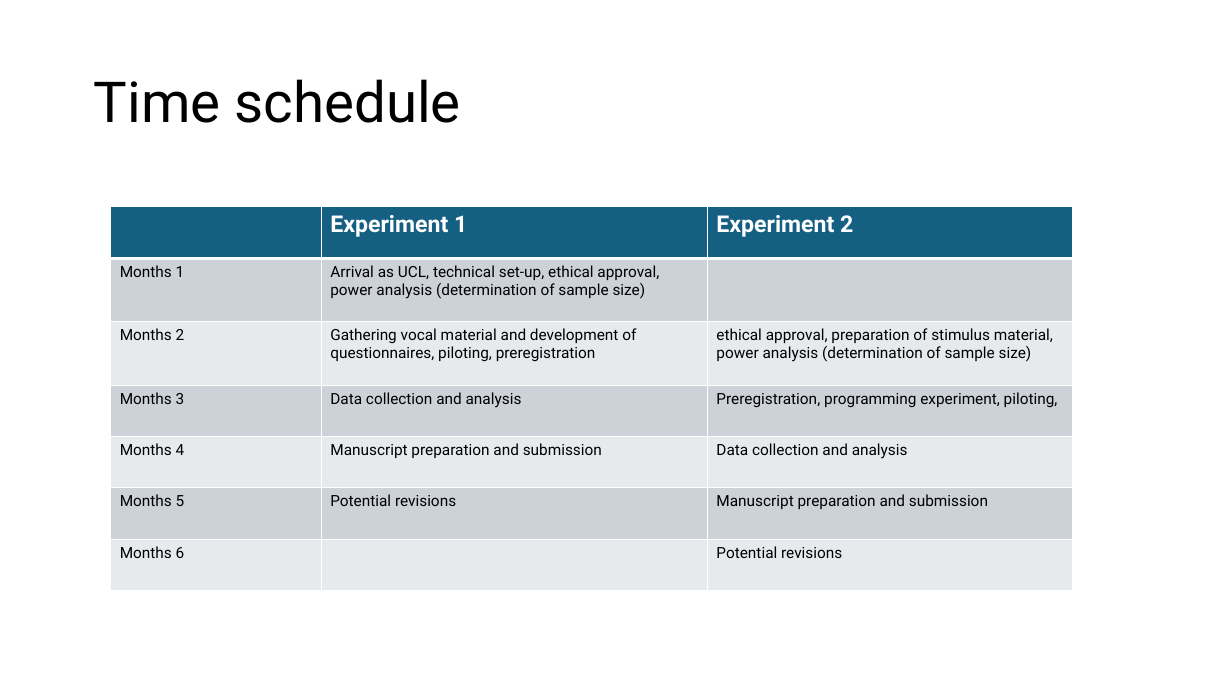
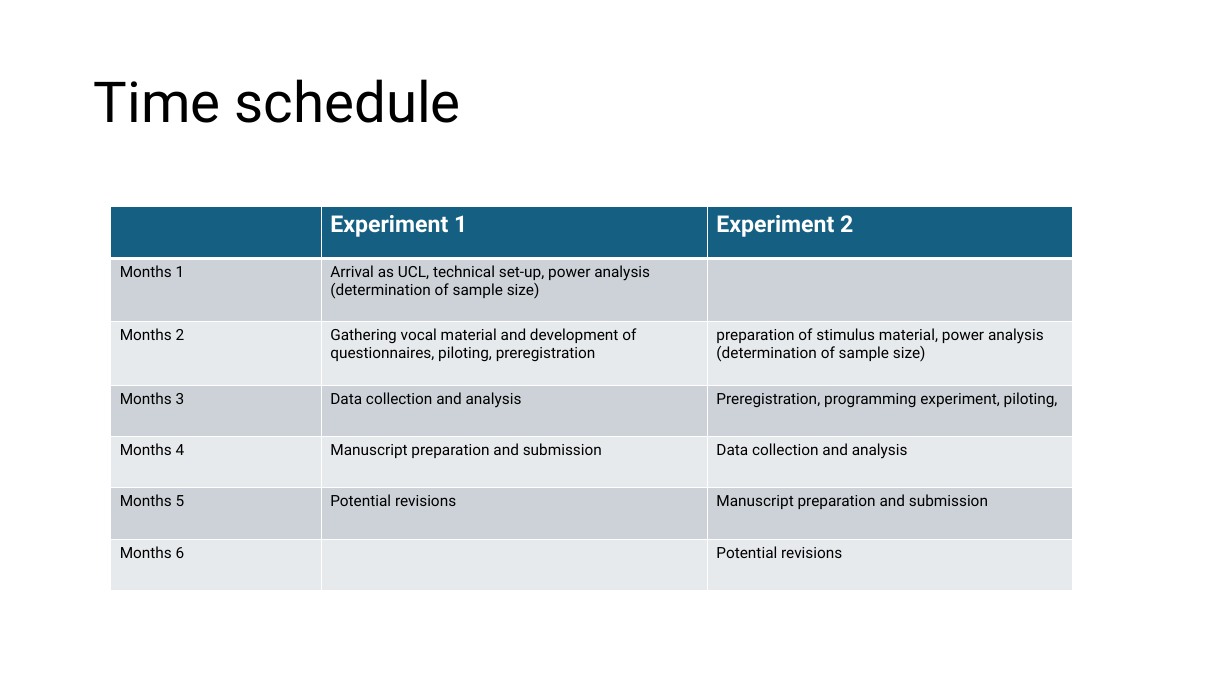
Before and after one commit to ChristineNussbaum/2024_Naturalness_Project, a slide deck: slide 8 of PRIME/Kurzstipendium/DAAD_experiments.pptx. Drawn at 1232x693 pixels with LibreOffice and Linux fonts; fonts in the diff are those of the drawing. Boxes give left, top, right and bottom in pixels: in the first picture for what was removed or moved away, otherwise in the second. Text is boxed around its words. In the diff, an @@ line names an element or a change of style, - is before the commit and + after.

```diff
--- a/PRIME/Kurzstipendium/DAAD_experiments.pptx
+++ b/PRIME/Kurzstipendium/DAAD_experiments.pptx
@@ table at box(111, 207, 1073, 592) @@
-row 2, column 2: Arrival as UCL, technical set-up, ethical approval, power analysis (determination of sample size)
+row 2, column 2: Arrival as UCL, technical set-up, power analysis (determination of sample size)
-row 3, column 3: ethical approval, preparation of stimulus material, power analysis (determination of sample size)
+row 3, column 3: preparation of stimulus material, power analysis (determination of sample size)
```
Also in this commit, not shown: 9 other files.
